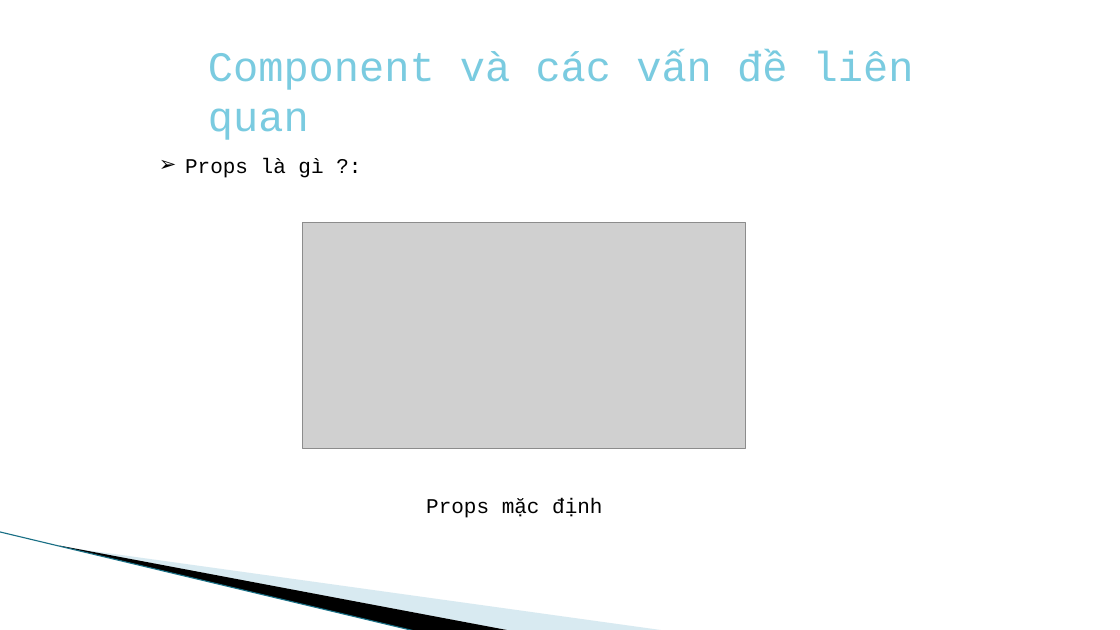
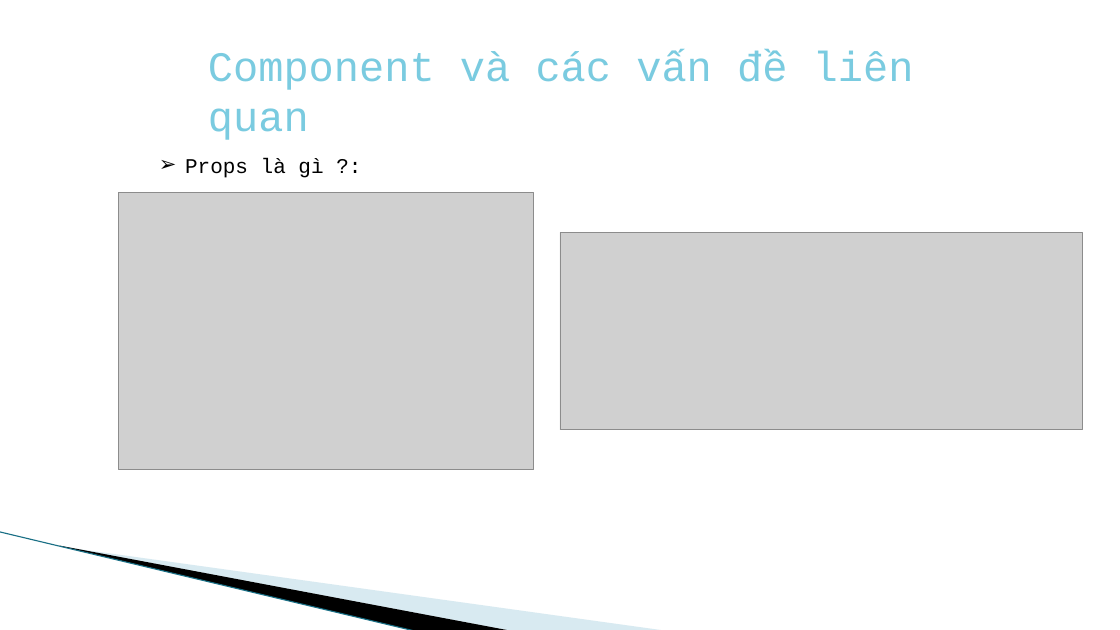
Before and after one commit to dungtranviet/demo, a slide deck: slide 15 of reactjs.pptx. Drawn at 1120x630 pixels with LibreOffice and Linux fonts; fonts in the diff are those of the drawing; grey boxes stand for pictures; background and template pictures are left out. Boxes give left, top, right and bottom in pixels: in the first picture for what was removed or moved away, otherwise in the second. Text is boxed around its words. In the diff, an @@ line names an element or a change of style, - is before the commit and + after.

```diff
--- a/reactjs.pptx
+++ b/reactjs.pptx
@@ picture added at (118, 192, 534, 470) @@
@@ picture: place and size @@
-picture at (302, 223, 744, 448)
+picture at (560, 233, 1083, 430)
@@ text removed at (426, 498, 602, 518) @@
-Props mặc định
```
Also in this commit, not shown: 1 other slide changed, 8 other files.
